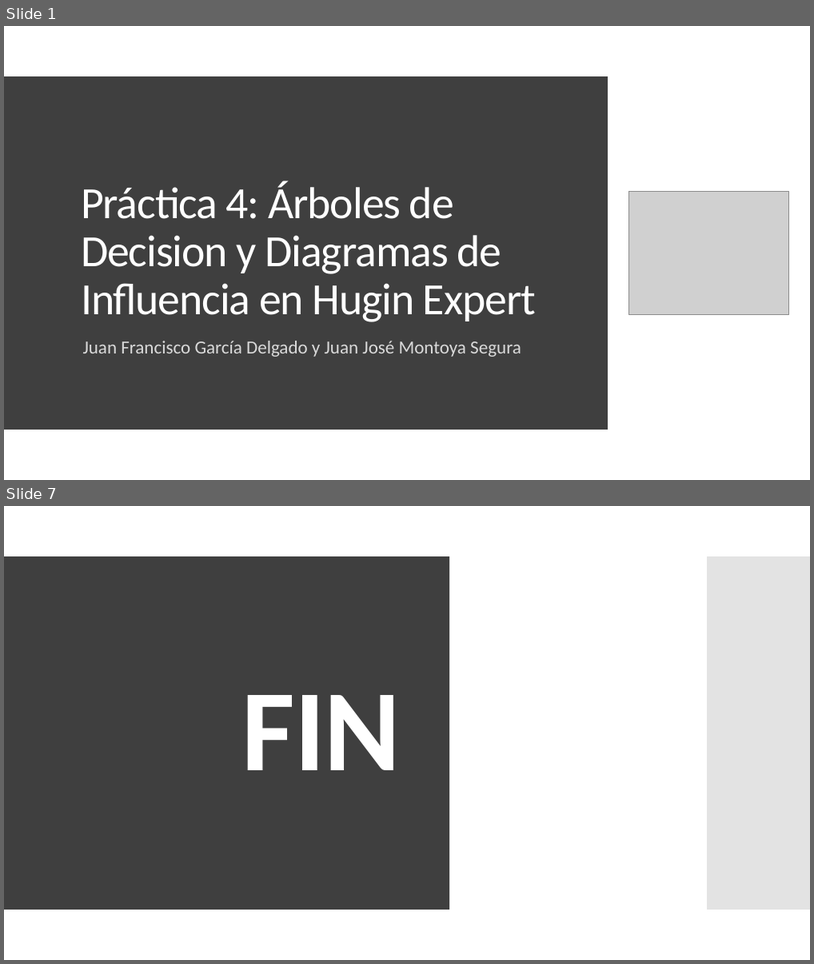
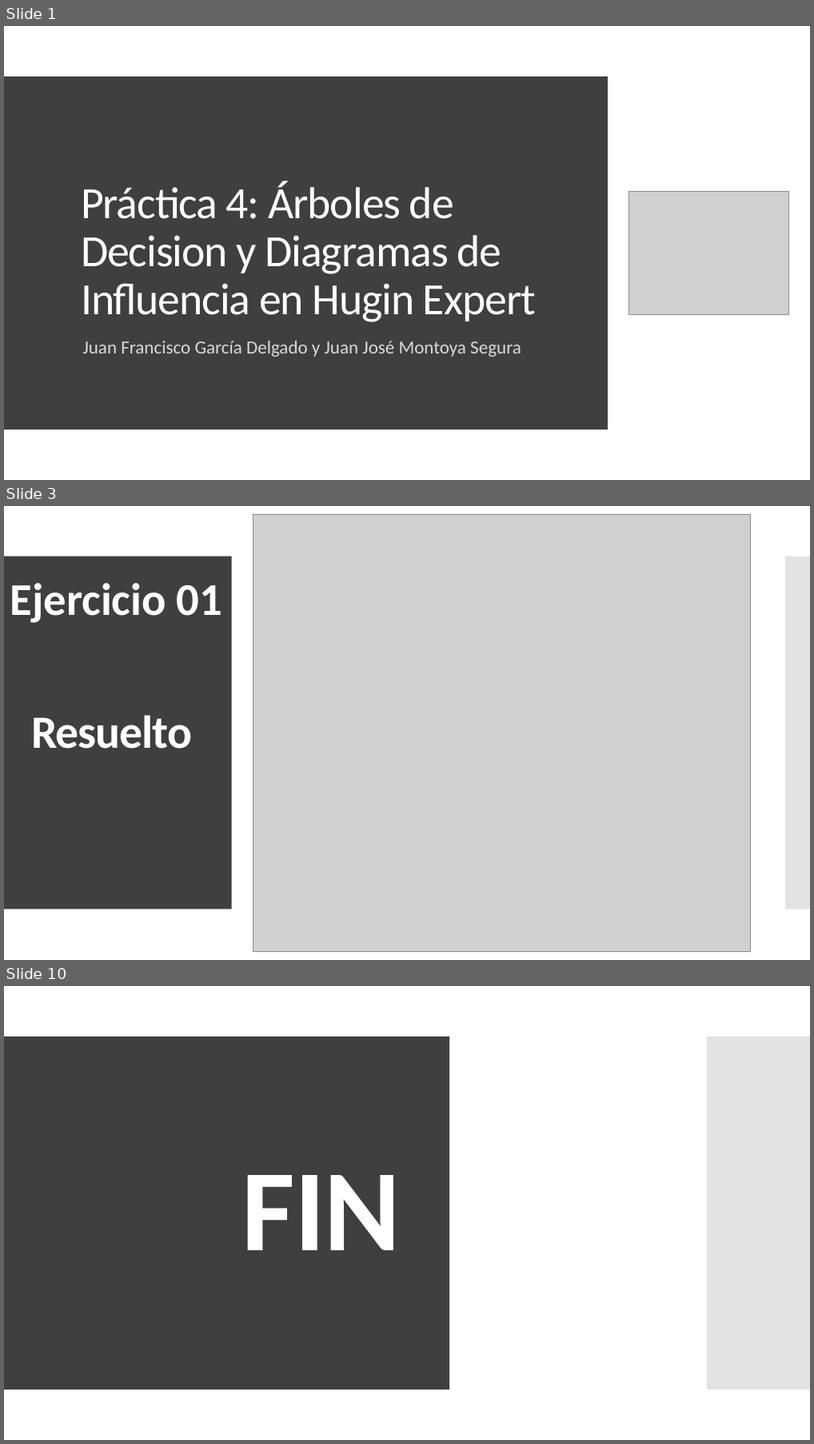
Before and after one commit to Juanfragar/Fiabilidad-y-gestion-de-riesgos, a slide deck: Practica 04/PRESENTACION.pptx. Shown one above the other, each under a label of ours: slides 1 and 7 before the commit, slides 1, 3 and 10 after it; the slides between them are not shown. The pictures are 814x964 and 814x1444 pixels, drawn with LibreOffice and Linux fonts; fonts in the diff are those of the drawing; grey boxes stand for pictures. Boxes give left, top, right and bottom in pixels: in the first picture for what was removed or moved away, otherwise in the second. Text is boxed around its words. In the diff, an @@ line names an element or a change of style, - is before the commit and + after.

```diff
--- a/Practica 04/PRESENTACION.pptx
+++ b/Practica 04/PRESENTACION.pptx
@@ slide 3 added at (4,506,810,960), background #FFFFFF; not listed: 2 template elements that a slide beside it also shows @@
@@ picture added at (254,515,751,952) @@
@@ text added at (10,583,222,623), 54 pt, text #FFFFFF, bold @@
+Ejercicio 01
@@ title added at (31,715,192,748), 55 pt, text #FFFFFF, bold @@
+Resuelto
@@ what was slide 7 is now slide 10 @@
```
Also in this commit, not shown: 4 slides changed, 3 other slides added, 1 slide removed, 4 other files.
